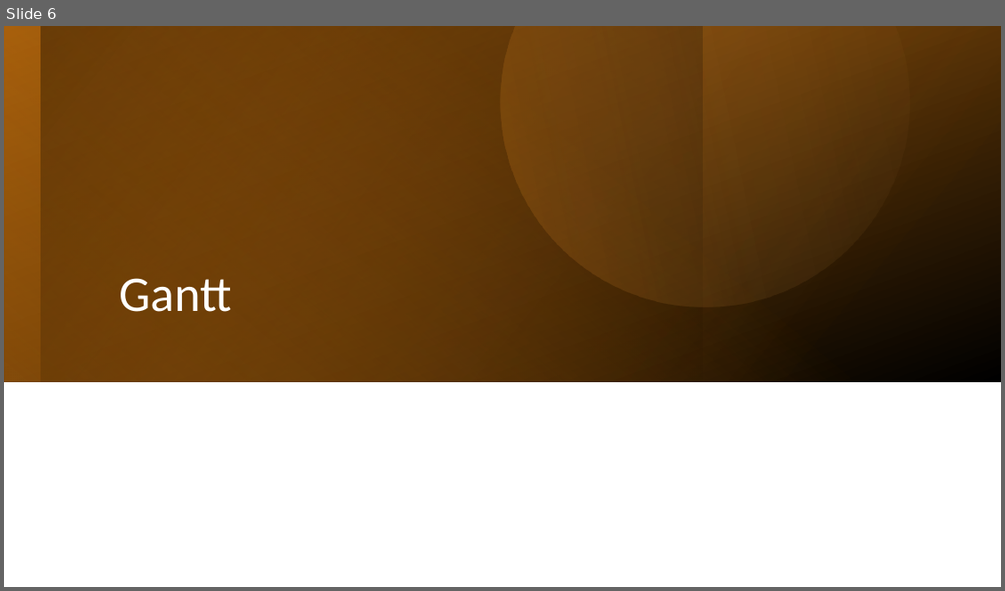
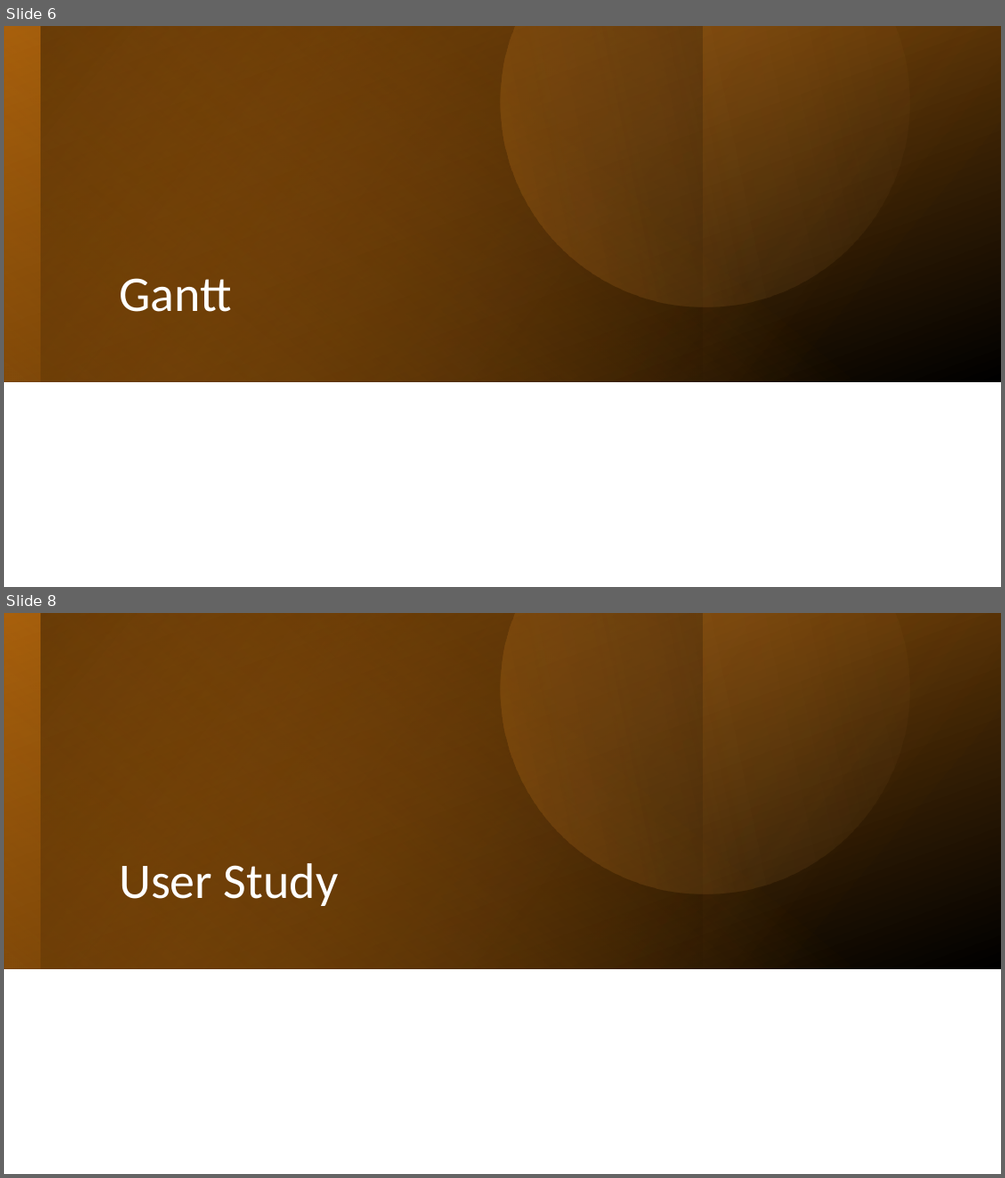
Before and after one commit to RoiTief/Exam-Management-System, a slide deck: docs/slide_07_05_24.pptx. Shown one above the other, each under a label of ours: slide 6 before the commit, slides 6 and 8 after it; the slides between them are not shown. The pictures are 1005x591 and 1005x1178 pixels, drawn with LibreOffice and Linux fonts; fonts in the diff are those of the drawing. Boxes give left, top, right and bottom in pixels: in the first picture for what was removed or moved away, otherwise in the second. Text is boxed around its words. In the diff, an @@ line names an element or a change of style, - is before the commit and + after.

Commit message:
updated user study

```diff
--- a/docs/slide_07_05_24.pptx
+++ b/docs/slide_07_05_24.pptx
@@ slide 8 added at <box>4,613,1001,1174</box>, background #FFFFFF @@
@@ rectangle added at <box>4,613,1001,969</box>, fill gradient #AB620D to #000000 @@
@@ rectangle added at <box>4,613,1001,969</box>, fill gradient #E48312 to #AB620D @@
@@ rectangle added at <box>4,613,703,969</box>, fill gradient #724209 to #000000 @@
@@ rectangle added at <box>40,613,1001,969</box>, fill gradient #E48312 to #000000 @@
@@ freeform shape added at <box>429,613,960,966</box>, fill gradient #E48312 to #F3B56C @@
@@ title added at <box>119,863,338,906</box>, 48 pt, text #FFFFFF @@
+User Study
```
Also in this commit, not shown: 1 slide changed, 5 other slides added, 1 slide removed.
